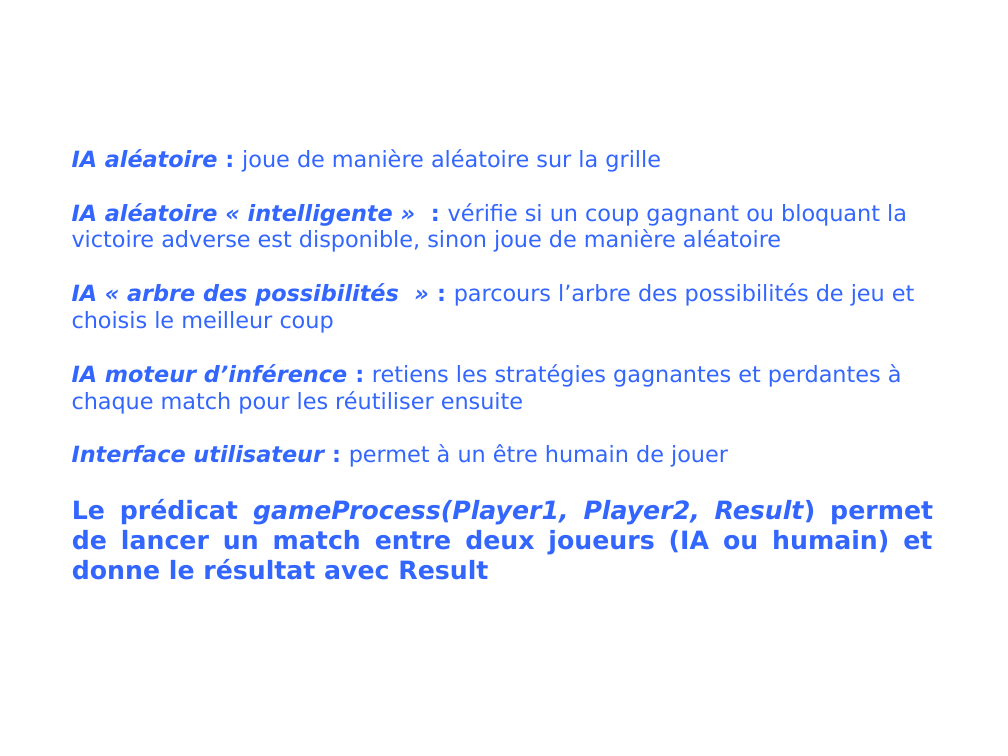
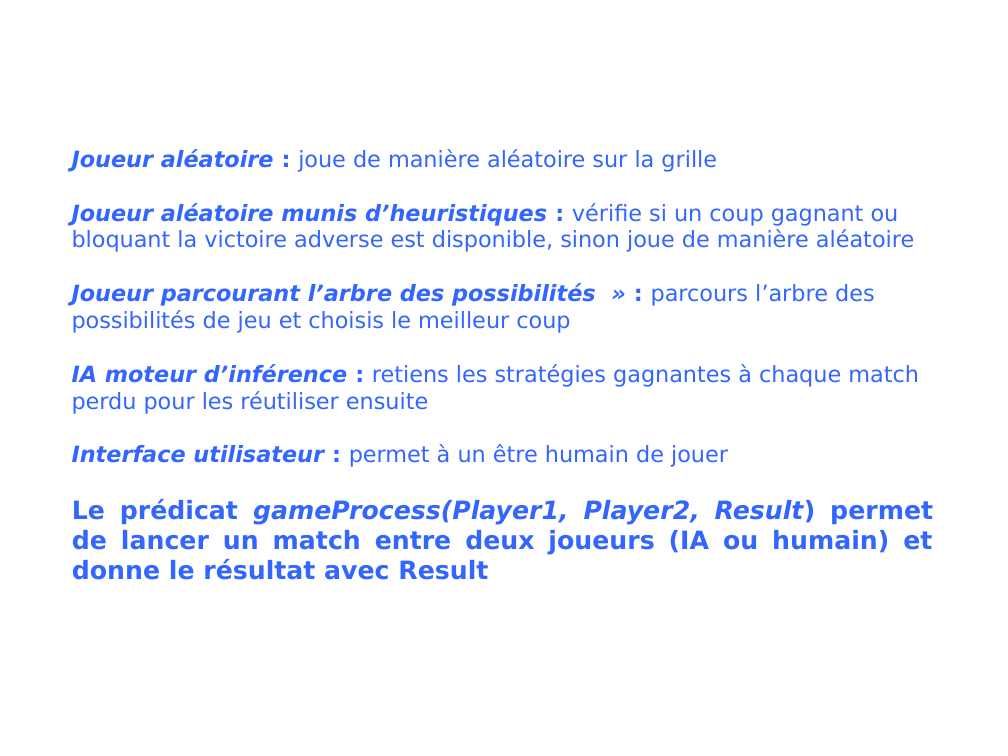
Before and after one commit to INSA-4IF-H4404-2013-2014/Connect-Four, a slide deck: slide 5 of presentation.ppt. Drawn at 1008x756 pixels with LibreOffice and Linux fonts; fonts in the diff are those of the drawing; background and template pictures are left out. Boxes give left, top, right and bottom in pixels: in the first picture for what was removed or moved away, otherwise in the second. Text is boxed around its words. In the diff, an @@ line names an element or a change of style, - is before the commit and + after.

```diff
--- a/presentation.ppt
+++ b/presentation.ppt
@@ text at <box>72,149,919,414</box>: text changed @@
-IA aléatoire : joue de manière aléatoire sur la grille
-IA aléatoire « intelligente » : vérifie si un coup gagnant ou bloquant la victoire adverse est disponible, sinon joue de manière aléatoire
-IA « arbre des possibilités » : parcours l’arbre des possibilités de jeu et choisis le meilleur coup
-IA moteur d’inférence : retiens les stratégies gagnantes et perdantes à chaque match pour les réutiliser ensuite
+Joueur aléatoire : joue de manière aléatoire sur la grille
+Joueur aléatoire munis d’heuristiques : vérifie si un coup gagnant ou bloquant la victoire adverse est disponible, sinon joue de manière aléatoire
+Joueur parcourant l’arbre des possibilités » : parcours l’arbre des possibilités de jeu et choisis le meilleur coup
+IA moteur d’inférence : retiens les stratégies gagnantes à chaque match perdu pour les réutiliser ensuite
```
Also in this commit, not shown: 3 other slides changed, 2 other files.
